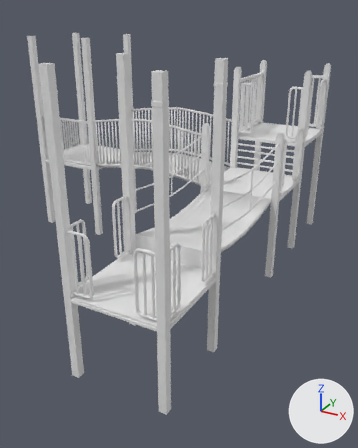
The Blender file FinalFrontier/Blender/park/RedPlayground2.blend: old version first, new version second.
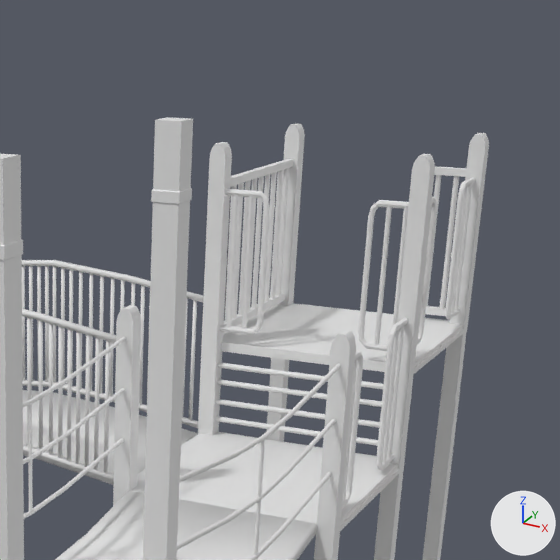
The first picture shows the older version from a 50 mm camera at (329.0, -500.0, 321.0) aimed at (-117.0, 311.0, -84.0). The close-ups show both versions on the part from 45% to 99% of the width and 4% to 47% of the height of that picture; other places that the commit changed are outside them. The lights are fixed; the arrows at lower right show +X, +Y and +Z.
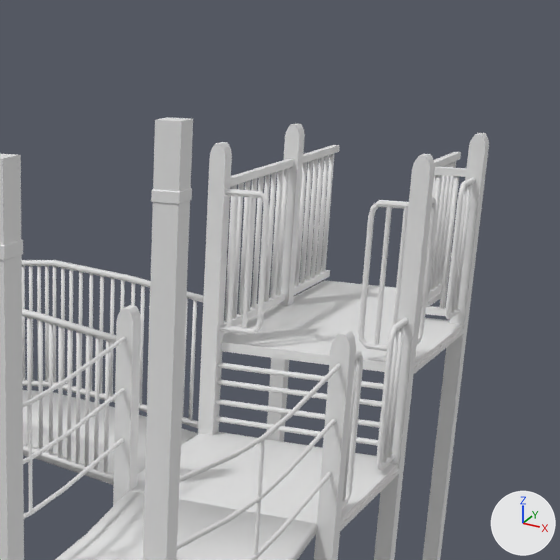
Edits to the bpy script that builds the scene:
```text
Change me_cylinder_001:
    where me_cylinder_001.from_pydata(...)  # 16 vertices, 10 faces; spans x -74.2..-70.0, y 488.2..492.4, z 75.7..178.2
    used by ob_cylinder_001; location = (0.0, 0.0, 0.0)
    me_cylinder_001 part 1: all faces are now shaded smooth (10 of 10 changed)
Change me_cube_003:
    used by ob_cube_003; location = (0.0, 0.0, 0.0)
    remove me_cube_003.from_pydata(...)  # 24 vertices, 22 faces; spans x 28.5..68.8, y 625.4..630.9, z 71.5..182.9
    add me_cube_003.from_pydata(...)  # 32 vertices, 30 faces; spans x 28.5..68.8, y 625.4..733.5, z 71.5..182.9
    me_cube_003 part 2
    2 faces are deleted
    8 new vertices lie (0.0, 102.6, 0.0) away from vertices in x 28.5..34.0, y 630.9, z 71.5..182.9
    10 new faces join them
Add me_cylinder_004:
    me_cylinder_004.from_pydata(...)  # an 8-sided cylinder along z spanning x 29.2..33.4, y 639.6..643.9, z 75.7..178.2
    me_cylinder_004.polygons.foreach_set('use_smooth', [True] * 10)
Add me_cylinder_003:
    me_cylinder_003.from_pydata(...)  # an 8-sided cylinder along z spanning x -74.2..-70.0, y 639.6..643.9, z 75.7..178.2
    me_cylinder_003.polygons.foreach_set('use_smooth', [True] * 10)
Add me_cube_007:
    me_cube_007.from_pydata(...)  # a box spanning x -74.9..-69.4, y 632.9..733.6, z 177.4..182.9; a box spanning x -74.9..-69.4, y 632.9..733.6, z 71.5..77.0
Add me_cube_006:
    me_cube_006.from_pydata(...)  # a box spanning x -74.3..32.3, y 632.1..736.0, z 64.0..67.2
Add ob_cylinder_004:
    ob_cylinder_004 = bpy.data.objects.new('Cylinder.004', me_cylinder_004)
    ob_cylinder_004.location = (0.0, 0.0, 0.0)
    _m = ob_cylinder_004.modifiers.new('Array', 'ARRAY')
    _m.count = 7
    _m.constant_offset_displace = (0.0, 0.0, 0.0)
    _m.relative_offset_displace = (0.0, 3.2, 0.0)
Add ob_cylinder_003:
    ob_cylinder_003 = bpy.data.objects.new('Cylinder.003', me_cylinder_003)
    ob_cylinder_003.location = (0.0, 0.0, 0.0)
    _m = ob_cylinder_003.modifiers.new('Array', 'ARRAY')
    _m.count = 7
    _m.constant_offset_displace = (0.0, 0.0, 0.0)
    _m.relative_offset_displace = (0.0, 3.2, 0.0)
Add ob_cube_007:
    ob_cube_007 = bpy.data.objects.new('Cube.007', me_cube_007)
    ob_cube_007.location = (0.0, 0.0, 0.0)
Add ob_cube_006:
    ob_cube_006 = bpy.data.objects.new('Cube.006', me_cube_006)
    ob_cube_006.location = (0.0, 0.0, 0.0)
```

What differs and where, as boxes (x1, y1, x2, y2) in the close-ups (560 x 560 px):
'Cylinder.003', added
    after: (294, 154, 334, 286)
'Cube.006', added
    after: (293, 280, 441, 314)
'Cylinder.004', added
    after: (429, 161, 456, 293)
'Cube.003', reshaped (9% taller)
    before: (425, 166, 466, 316)
    after: (425, 152, 466, 316)
'Cube.007', added
    after: (294, 145, 340, 295)
part 1 of me_cylinder_001, shading changed
    both: (225, 168, 289, 322)
part 2 of me_cube_003, built on
    after: (428, 152, 461, 300)
